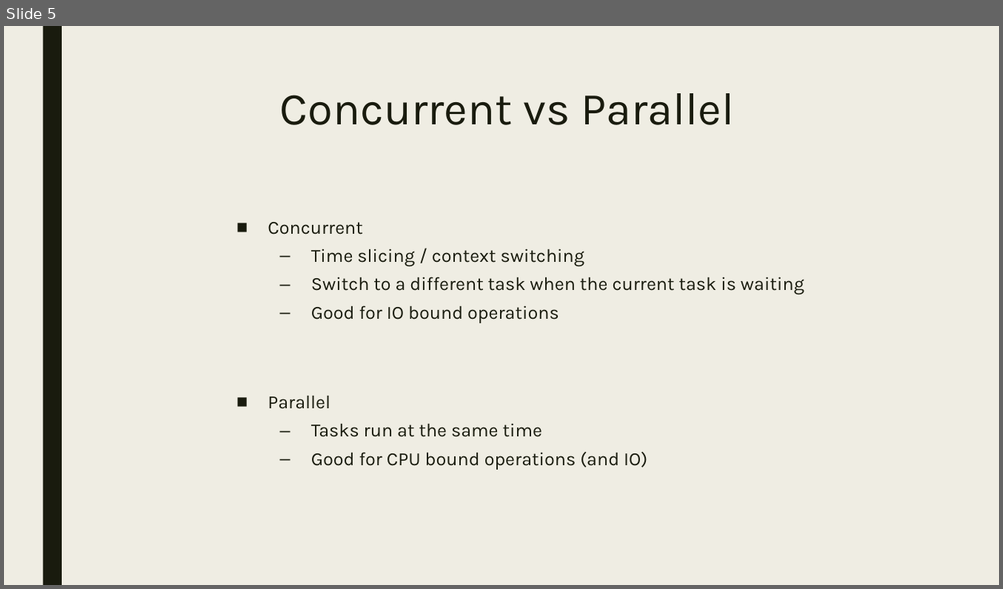
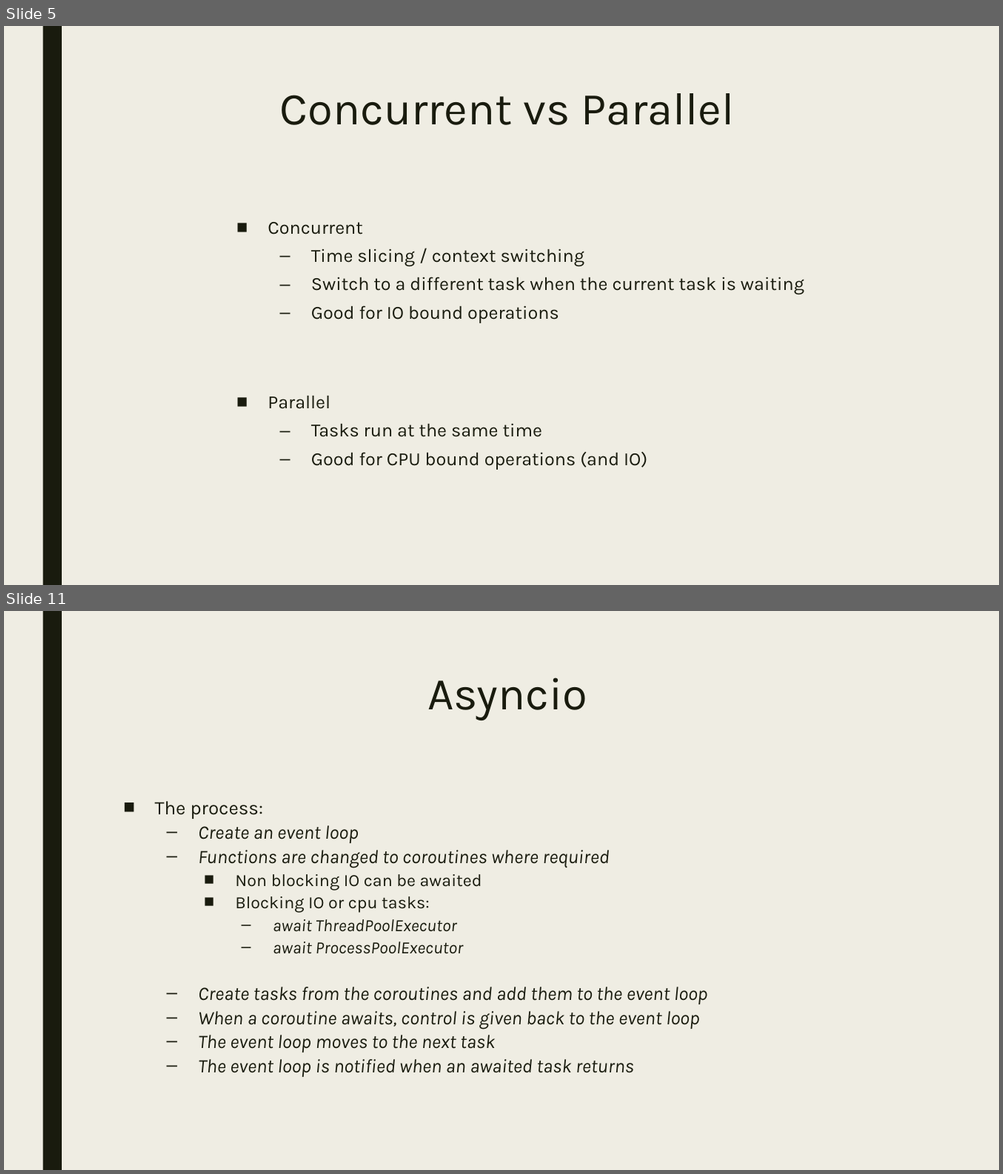
Before and after one commit to bdelate/talk-python-async, a slide deck: slides.pptx. Shown one above the other, each under a label of ours: slide 5 before the commit, slides 5 and 11 after it; the slides between them are not shown. The pictures are 1003x589 and 1003x1174 pixels, drawn with LibreOffice and Linux fonts; fonts in the diff are those of the drawing. Boxes give left, top, right and bottom in pixels: in the first picture for what was removed or moved away, otherwise in the second. Text is boxed around its words. In the diff, an @@ line names an element or a change of style, - is before the commit and + after.

```diff
--- a/slides.pptx
+++ b/slides.pptx
@@ slide 11 added at [4, 611, 999, 1170], background #EFEDE3; not listed: 1 template element that a slide beside it also shows @@
@@ title added at [427, 678, 587, 721], 44 pt, text #191B0E @@
+Asyncio
@@ text added at [155, 801, 708, 1077], 18.5 pt, text #191B0E, italic @@
+■ The process:
+  – Create an event loop
+  – Functions are changed to coroutines where required
+    ■ Non blocking IO can be awaited
+    ■ Blocking IO or cpu tasks:
+      – await ThreadPoolExecutor
+      – await ProcessPoolExecutor
+  – Create tasks from the coroutines and add them to the event loop
+  – When a coroutine awaits, control is given back to the event loop
+  – The event loop moves to the next task
+  – The event loop is notified when an awaited task returns
```
Also in this commit, not shown: 1 slide changed, 8 other slides added, 1 other file.
